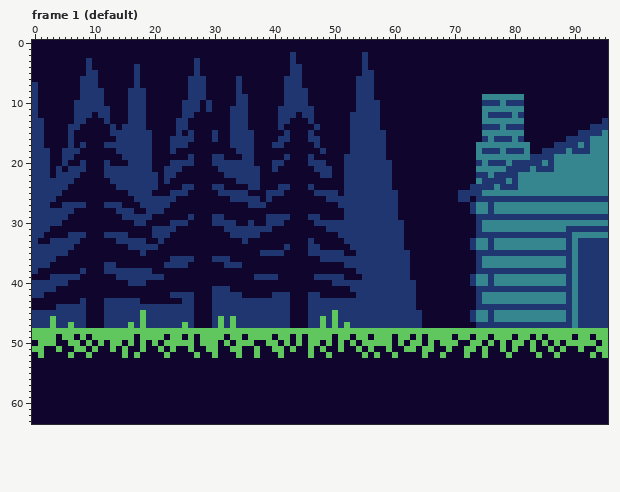
File history of a pixel-art file, example-project/forest.ase. Above, as it was before the edit.
96x64 pixels, 10 frames. Shown: frame 1 (default). The commit also changed other frames, which this record leaves out.
Once edited:
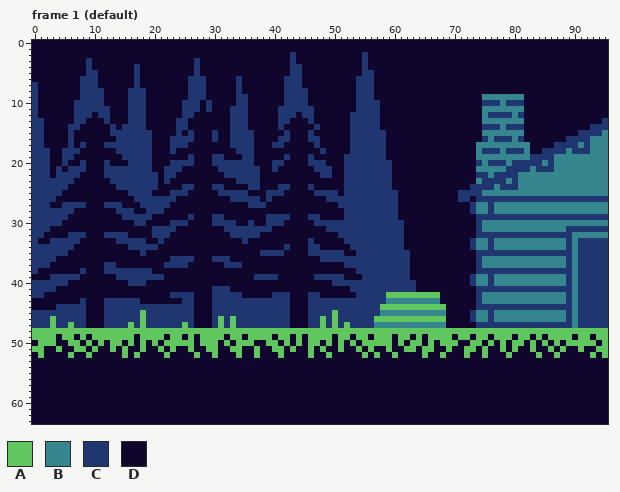
Palette (. is transparent): A #5fc75d  B #36868f  C #203671  D #0f052d
Change:
layer "woodpile" now shown
Frame 1 (default), layer "woodpile":
Colour C becomes colour A in row 42 at x 59 to 63; in row 44 at x 58 to 63; in row 46 at x 57 to 64.
Colour D becomes colour A in row 42 at x 64 to 67; in row 44 at x 64 to 68; in row 46 at x 65 to 68.
Colour C becomes colour B in row 43 at x 59 to 63; in row 45 at x 58 to 64; in row 47 at x 57 to 64.
Colour D becomes colour B in row 43 at x 64 to 67; in row 45 at x 65 to 68; in row 47 at x 65 to 68.
